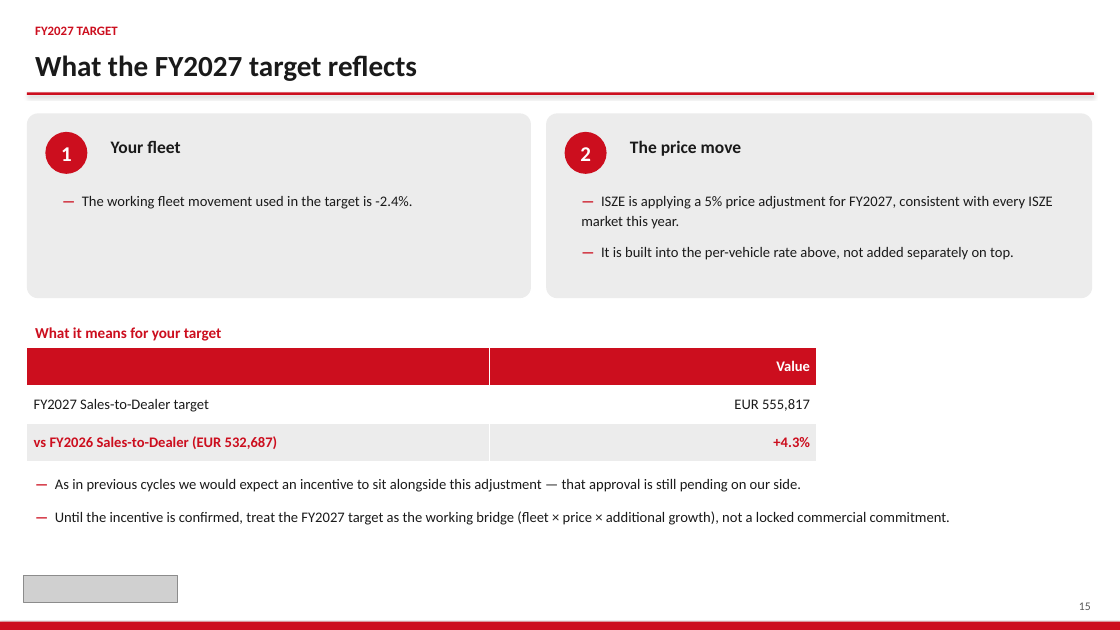
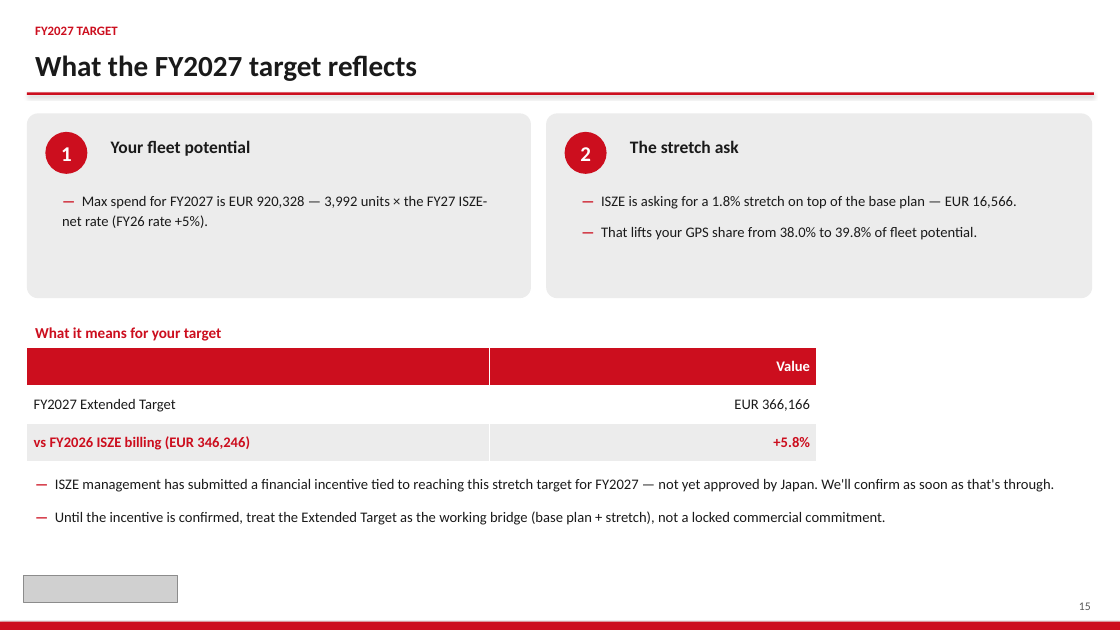
Before and after one commit to jeromio1987/ISZE, a slide deck: slide 15 of 09_meetings/HUNGARY_Sales_Review_2026/ISZE_HUNGARY_Sales_Review_FY2027.pptx. Drawn at 1120x630 pixels with LibreOffice and Linux fonts; fonts in the diff are those of the drawing; grey boxes stand for pictures. Boxes give left, top, right and bottom in pixels: in the first picture for what was removed or moved away, otherwise in the second. Text is boxed around its words. In the diff, an @@ line names an element or a change of style, - is before the commit and + after.

```diff
--- a/09_meetings/HUNGARY_Sales_Review_2026/ISZE_HUNGARY_Sales_Review_FY2027.pptx
+++ b/09_meetings/HUNGARY_Sales_Review_2026/ISZE_HUNGARY_Sales_Review_FY2027.pptx
@@ text at [111, 140, 251, 156]: text changed @@
-Your fleet
+Your fleet potential
@@ text at [630, 140, 739, 153]: text changed @@
-The price move
+The stretch ask
@@ text at [62, 196, 488, 228]: text changed @@
-— The working fleet movement used in the target is -2.4%.
+— Max spend for FY2027 is EUR 920,328 — 3,992 units × the FY27 ISZE-net rate (FY26 rate +5%).
@@ text at [601, 196, 1016, 240]: text changed @@
-— ISZE is applying a 5% price adjustment for FY2027, consistent with every ISZE market this year.
-— It is built into the per-vehicle rate above, not added separately on top.
+— ISZE is asking for a 1.8% stretch on top of the base plan — EUR 16,566.
+— That lifts your GPS share from 38.0% to 39.8% of fleet potential.
@@ table at [27, 348, 817, 461] @@
-row 2, column 1: FY2027 Sales-to-Dealer target
+row 2, column 1: FY2027 Extended Target
-row 2, column 2: EUR 555,817
+row 2, column 2: EUR 366,166
-row 3, column 1: vs FY2026 Sales-to-Dealer (EUR 532,687)
+row 3, column 1: vs FY2026 ISZE billing (EUR 346,246)
-row 3, column 2: +4.3%
+row 3, column 2: +5.8%
@@ text at [55, 479, 1055, 525]: text changed @@
-— As in previous cycles we would expect an incentive to sit alongside this adjustment — that approval is still pending on our side.
-— Until the incentive is confirmed, treat the FY2027 target as the working bridge (fleet × price × additional growth), not a locked commercial commitment.
+— ISZE management has submitted a financial incentive tied to reaching this stretch target for FY2027 — not yet approved by Japan. We'll confirm as soon as that's through.
+— Until the incentive is confirmed, treat the Extended Target as the working bridge (base plan + stretch), not a locked commercial commitment.
```
Also in this commit, not shown: 18 other slides changed, 2 slides added, 3 slides removed, 13 other files.
